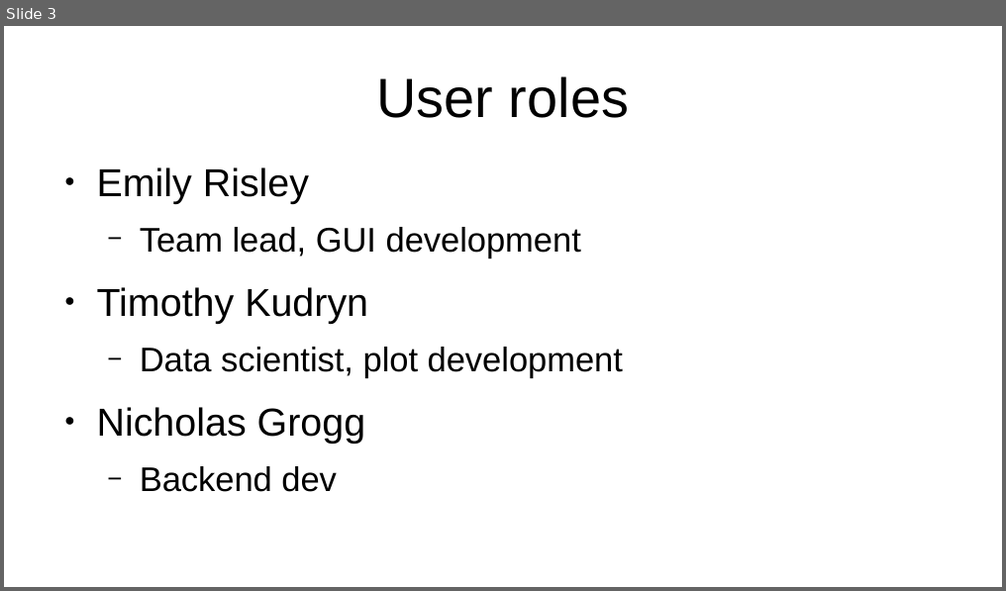
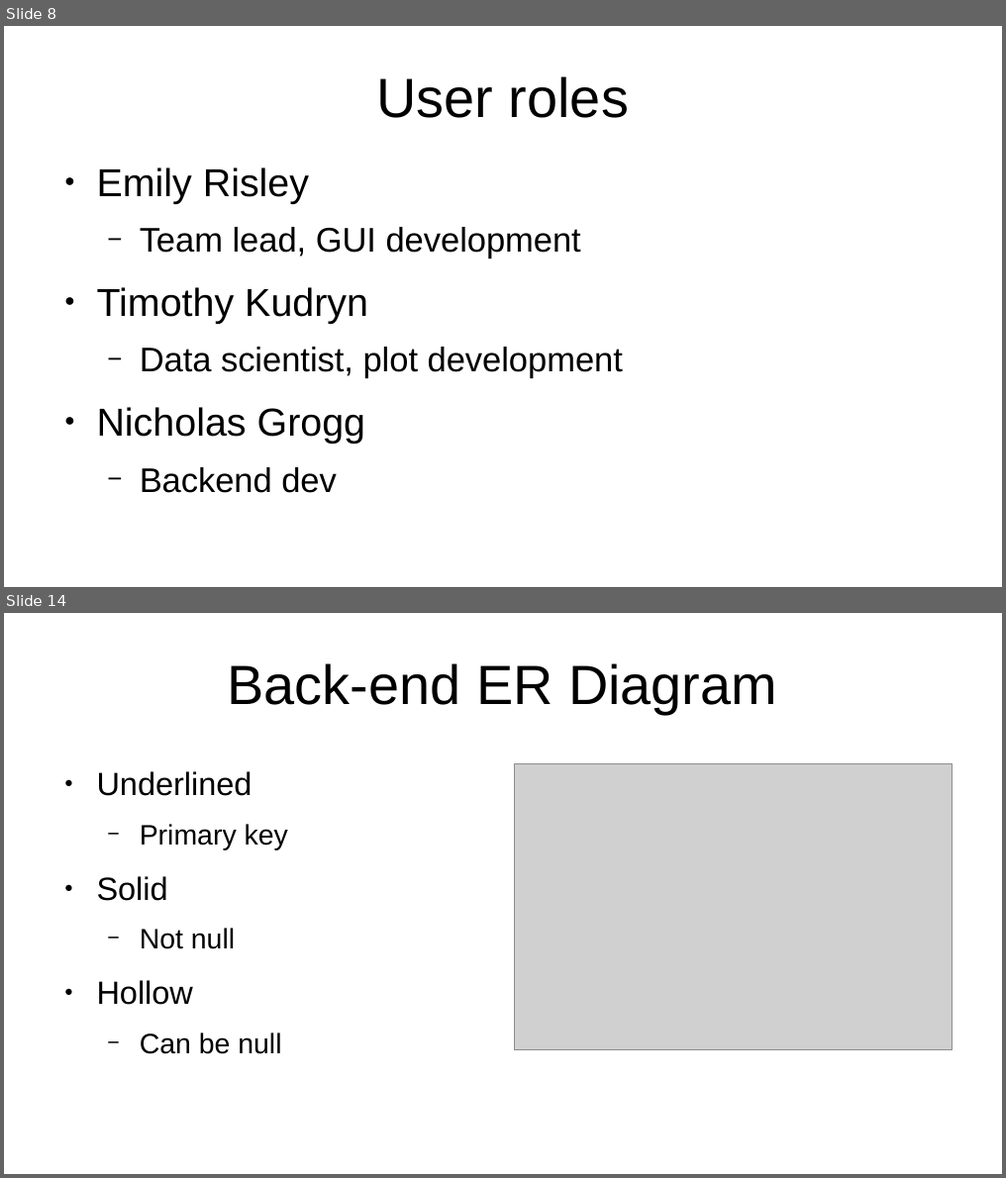
Before and after one commit to tkudryn/cs450-final, a slide deck: final/presentation.pptx. Shown one above the other, each under a label of ours: slide 3 before the commit, slides 8 and 14 after it; the slides between them are not shown. The pictures are 1006x591 and 1006x1178 pixels, drawn with LibreOffice and Linux fonts; fonts in the diff are those of the drawing; grey boxes stand for pictures. Boxes give left, top, right and bottom in pixels: in the first picture for what was removed or moved away, otherwise in the second. Text is boxed around its words. In the diff, an @@ line names an element or a change of style, - is before the commit and + after.

```diff
--- a/final/presentation.pptx
+++ b/final/presentation.pptx
@@ slide 14 added at bbox=[4, 613, 1002, 1174], background #FFFFFF @@
@@ text added at bbox=[228, 663, 777, 714], 44 pt, text #000000 @@
+Back-end ER Diagram
@@ text added at bbox=[97, 771, 288, 1055], 22.4 pt, text #000000 @@
+● Underlined
+  − Primary key
+● Solid
+  − Not null
+● Hollow
+  − Can be null
@@ picture added at bbox=[514, 764, 952, 1051] @@
@@ what was slide 3 is now slide 8 @@
```
Also in this commit, not shown: 10 other slides added.
